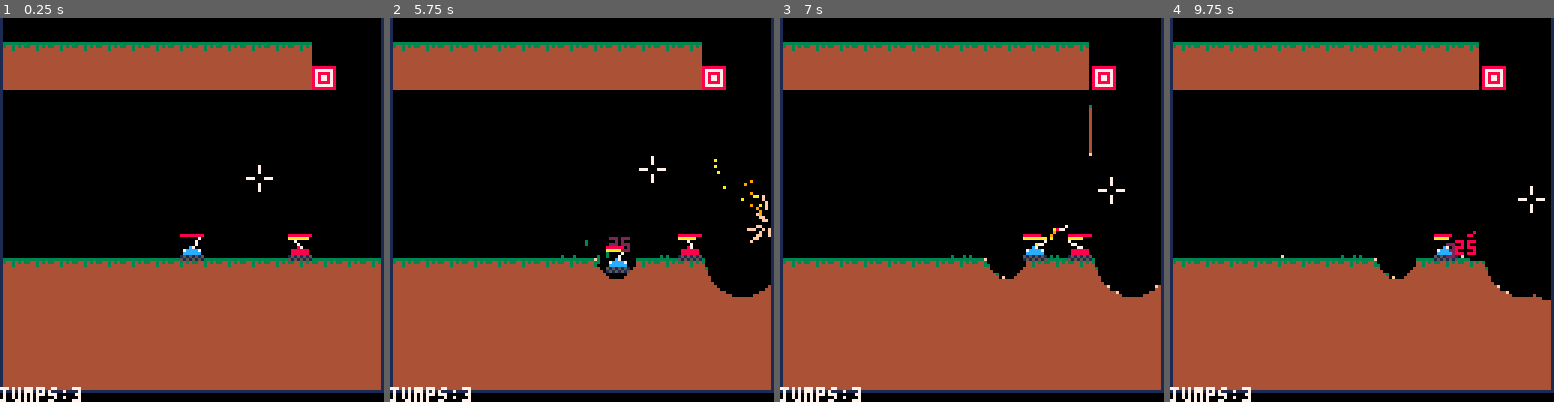
Above: before the commit, frames 1-4 (left to right).
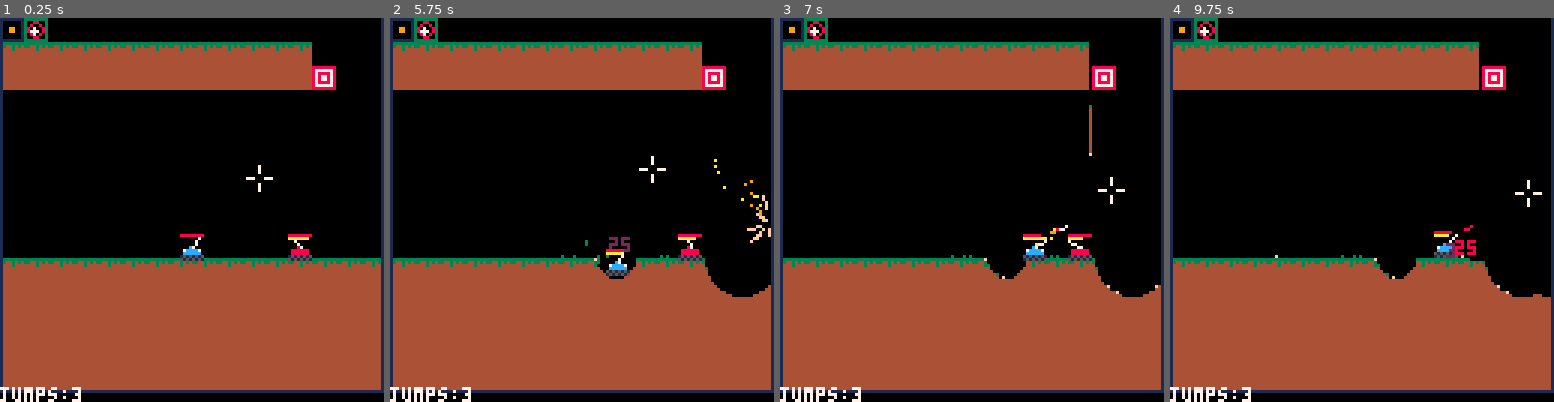
Above: after the commit, the same moments.

Repository: MarrMann/tanks.p8
Game: PICO-8 cartridge tanks.p8
The game is run twice, just before and just after one commit, with the same random seed, the same clock (stepped at 60 frames per second) and the same inputs.
Inputs:
- Up to frame 1 (0.25 s): no input
- Up to frame 2 (5.75 s): tap X (X key) at 0.33, 1.07, 1.85, 2.97, 4.08, 5.2 s; tap O (Z key) at 0.7, 1.7, 2.1, 2.5, 2.9, 3.3, 3.7, 4.1, 4.5, 4.9, 5.3, 5.7 s; hold Right 1.6-2.1 s; hold Up 2.15-2.42 s; hold Right 2.47-3.03 s; hold Left 3.08-3.58 s; hold Down 3.63-3.97 s; hold Right 4.02-4.68 s; hold Up 4.73-5.03 s; hold Left 5.08-5.68 s; hold Down from 5.73 s (still down)
- Up to frame 3 (7 s): release Down at 6.03 s; hold Right 6.08-6.58 s; tap O (Z key) at 6.1, 6.5, 6.9 s; tap X (X key) at 6.32 s; hold Right from 6.63 s (still down)
- Up to frame 4 (9.75 s): release Right at 7.13 s; hold Up 7.18-7.45 s; tap O (Z key) every 0.4 s from 7.3 to 9.7 s; tap X (X key) at 7.43, 8.55, 9.67 s; hold Right 7.5-8.07 s; hold Left 8.12-8.62 s; hold Down 8.67-9 s; hold Right 9.05-9.72 s

The runs differ from the first frame. In frame 1, 0.4% of the frame differs, in the area x 0-13%, y 0-7%; in frame 2, 0.7%; in frame 3, 0.4%; in frame 4, 0.9%, in the area x 0-100%, y 0-74%.

Commit message:
shot/pickup drawing

Diff:
--- a/tanks.p8
+++ b/tanks.p8
@@ -28,8 +28,9 @@
 		jumps = 3,
 		shot = {
 			name = shot_types.basic.name,
+			spr = shot_types.basic.spr,
 			modifiers = {
-				size = { stacks = 6 }
+				size = { stacks = 6, spr = modifiers.size.spr }
 			},
 			child = nil
 		}
@@ -467,6 +468,7 @@
 modifiers = {
 	count = {
 		name = "count",
+		spr = 35,
 		apply = function(stats, count)
 			stats.count += count
 			stats.spread += 0.025 * count
@@ -474,18 +476,21 @@
 	},
 	dmg_flat = {
 		name = "dmg",
+		spr = 36,
 		apply = function(stats, count)
 			stats.dmg += 5 * count
 		end
 	},
 	size = {
 		name = "size",
+		spr = 37,
 		apply = function(stats, count)
 			stats.r += 1 * count
 		end
 	},
 	heavy = {
 		name = "heavy",
+		spr = 38,
 		apply = function(stats, count)
 			stats.dmg_mult += 0.5 * count
 			stats.force += 2 * count
@@ -501,6 +506,7 @@
 	},
 	mini = {
 		name = "mini",
+		spr = 39,
 		apply = function(stats, count)
 			stats.dmg_mult *= 0.5^count
 			stats.r_mult *= 0.5^count
@@ -520,6 +526,7 @@
 shot_types = {
 	basic = {
 		name = "basic",
+		spr = 33,
 		stats = {
 			dmg=25,
 			r=6,
@@ -577,6 +584,7 @@
 	},
 	split = {
 		name = "split",
+		spr = 34,
 		stats = {
 			dmg = 10,
 			r = 4,
@@ -1013,6 +1021,12 @@
 		if inf.didhit and not inf.oob then
 			local hit_x=flr(inf.x)
 			local hit_y=flr(inf.y)
+			if (hit_x == flr(inf.prevx) and hit_y == flr(inf.prevy)) then
+				local n_x, n_y=get_q_normal(hit_x,hit_y)
+				inf.prevx = hit_x + n_x
+				inf.prevy = hit_y + n_y
+				printh("happens i guess")
+			end
 			ent.x=inf.prevx
 			ent.y=inf.prevy
 			ent.xvel=0
@@ -1037,7 +1051,7 @@
 
 function get_knockback(ent, exp)
 	local raw_dir_x=ent.x-exp.x
-	local raw_dir_y=ent.y-(exp.y+2) -- better sim of center of mass
+	local raw_dir_y=ent.y-(exp.y+2) // better sim of center of mass
 	local length=sqrt(raw_dir_x^2+raw_dir_y^2)
 	local norm_x=raw_dir_x/length
 	local norm_y=raw_dir_y/length
@@ -1561,9 +1575,12 @@
 end
 -->8
 -- todo
--- currently working on: pickup ui
+-- currently working on: shot application
 
 --performance:
+---shots could get selected and
+----applied based on id, the same
+----way that modifiers do
 ---could consider batch removal of
 ---dirt in explosions, e.g.
 ----1. loop over all explosions,
@@ -1611,6 +1628,23 @@
 	draw_bar(p.cur_cd,p.cd,p.x,p.y-6,10)
 	draw_bar(p.health,p.max_health,p.x,p.y-7,8)
 	print("jumps:"..tostr(p.jumps), 0, 123, 7)
+
+	-- pickups
+	local shot = p.shot
+	local drawx = 0
+
+	while not (shot == nil) do
+		spr(shot.spr, drawx, 0)
+		drawx += 8
+		printh()
+
+		for id,mod in pairs(shot.modifiers) do
+			spr(modifiers[id].spr, drawx, 0)
+			drawx += 8
+		end
+
+		shot = shot.child
+	end
 end
 
 function draw_bar(cur_t,max_t,x,y,col)
@@ -1645,14 +1679,14 @@
 00000000000000000000000044444444000000000000000000000000000000000000000000000000000000000000000000000000000000000000000000000000
 00000000000000000000000044444444000000000000000000000000000000000000000000000000000000000000000000000000000000000000000000000000
 00000000000000000000000044444444000000000000000000000000000000000000000000000000000000000000000000000000000000000000000000000000
-00000000000000000000000000000000000000000000000000000000000000000000000000000000000000000000000000000000000000000000000000000000
-00000000000000000000000000000000000000000000000000000000000000000000000000000000000000000000000000000000000000000000000000000000
-00000000000000000000000000000000000000000000000000000000000000000000000000000000000000000000000000000000000000000000000000000000
-00000000000000000000000000000000000000000000000000000000000000000000000000000000000000000000000000000000000000000000000000000000
-00000000000000000000000000000000000000000000000000000000000000000000000000000000000000000000000000000000000000000000000000000000
-00000000000000000000000000000000000000000000000000000000000000000000000000000000000000000000000000000000000000000000000000000000
-00000000000000000000000000000000000000000000000000000000000000000000000000000000000000000000000000000000000000000000000000000000
-00000000000000000000000000000000000000000000000000000000000000000000000000000000000000000000000000000000000000000000000000000000
+11111111111111111111111133333333333333333333333333333333333333330000000000000000000000000000000000000000000000000000000000000000
+10000001100000011000000130000703308080033008800330000003305550030000000000000000000000000000000000000000000000000000000000000000
+10000001100000011000000130007703308080033080080335555553305000030000000000000000000000000000000000000000000000000000000000000000
+1000000110099001199999a1307007033080800338070083355555033555d6630000000000000000000000000000000000000000000000000000000000000000
+10000001100990011009900137770703380008833877708330055003355fd5530000000000000000000000000000000000000000000000000000000000000000
+100000011000000110090a01307007033008000330870803300550033555d6630000000000000000000000000000000000000000000000000000000000000000
+1000000110000001100a000130007773308088033008800335555553355fd5530000000000000000000000000000000000000000000000000000000000000000
+11111111111111111111111133333333333333333333333333333333333333330000000000000000000000000000000000000000000000000000000000000000
 00000000000000000000000000000000000000000000000000000000000000000000000000000000000000000000000000000000000000008888888800000000
 00000000000000000000000000000000000000000000000000000000000000000000000000000000000000000000000000000000000000008777777800000000
 00000000000000000000000000000000000000000000000000000000000000000000000000000000000000000000000000000000000000008788887800000000
